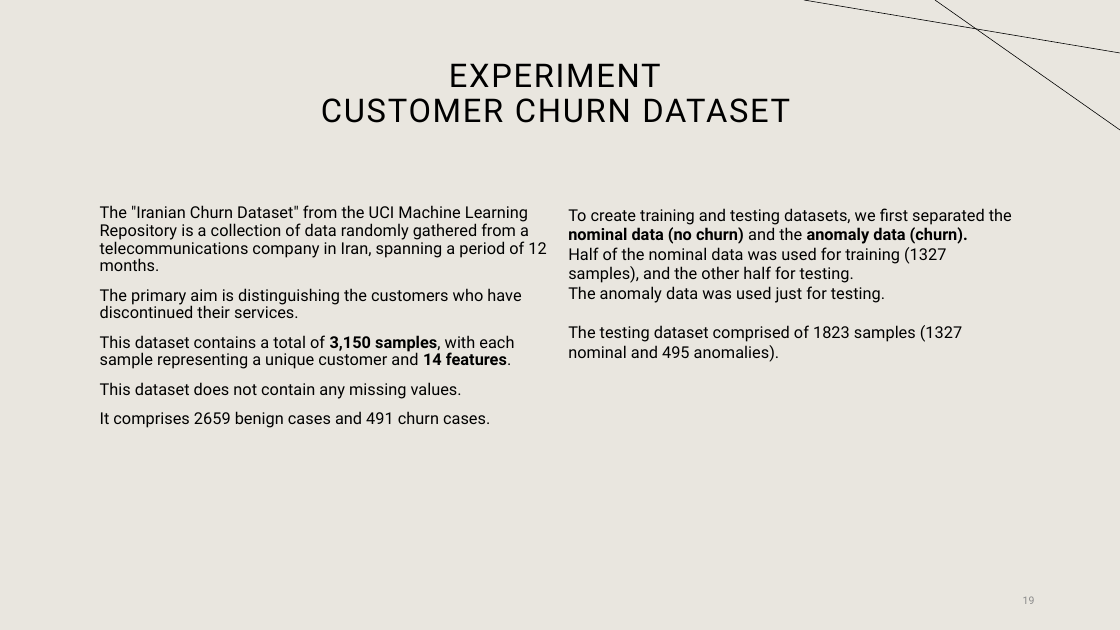
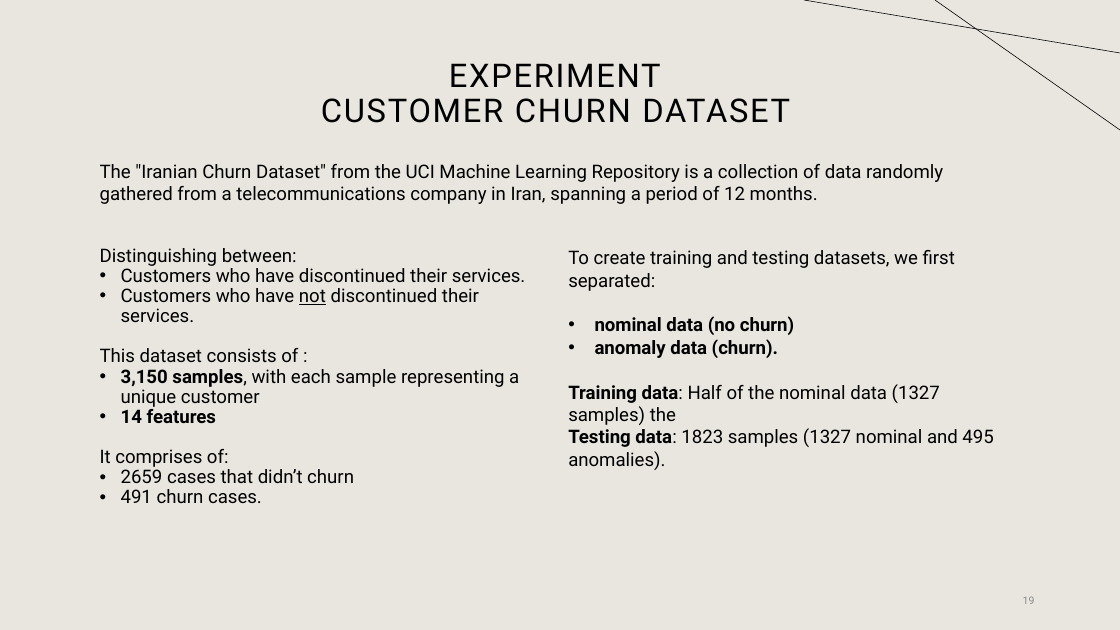
Before and after one commit to suleymanerim1/MEB_FrankWolfe_Optimization, a slide deck: slide 19 of Theory/Minimum Enclosing Ball for FW.pptx. Drawn at 1120x630 pixels with LibreOffice and Linux fonts; fonts in the diff are those of the drawing. Boxes give left, top, right and bottom in pixels: in the first picture for what was removed or moved away, otherwise in the second. Text is boxed around its words. In the diff, an @@ line names an element or a change of style, - is before the commit and + after.

```diff
--- a/Theory/Minimum Enclosing Ball for FW.pptx
+++ b/Theory/Minimum Enclosing Ball for FW.pptx
@@ text added at (100, 164, 943, 204), 16 pt, text #000000 @@
+The "Iranian Churn Dataset" from the UCI Machine Learning Repository is a collection of data randomly gathered from a telecommunications company in Iran, spanning a period of 12 months.
@@ text at (100, 248, 526, 503): text changed; size 14 to 16 pt @@
-The "Iranian Churn Dataset" from the UCI Machine Learning Repository is a collection of data randomly gathered from a telecommunications company in Iran, spanning a period of 12 months.
-The primary aim is distinguishing the customers who have discontinued their services.
-This dataset contains a total of 3,150 samples, with each sample representing a unique customer and 14 features.
-This dataset does not contain any missing values.
-It comprises 2659 benign cases and 491 churn cases.
+Distinguishing between:
+• Customers who have discontinued their services.
+• Customers who have not discontinued their services.
+This dataset consists of :
+• 3,150 samples, with each sample representing a unique customer
+• 14 features
+It comprises of:
+• 2659 cases that didn’t churn
+• 491 churn cases.
@@ text at (568, 250, 993, 470): text changed; size 14 to 16 pt @@
-To create training and testing datasets, we first separated the nominal data (no churn) and the anomaly data (churn).
-Half of the nominal data was used for training (1327 samples), and the other half for testing.
-The anomaly data was used just for testing.
-The testing dataset comprised of 1823 samples (1327 nominal and 495 anomalies).
+To create training and testing datasets, we first separated:
+• nominal data (no churn)
+• anomaly data (churn).
+Training data: Half of the nominal data (1327 samples) the
+Testing data: 1823 samples (1327 nominal and 495 anomalies).
```
Also in this commit, not shown: 4 other slides changed.
